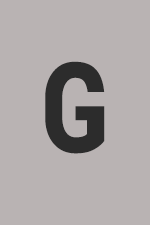
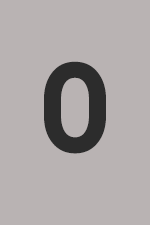
Layered file, before and after one edit (150x225). Changes by layer:
renamed "G" to "O", painted on it over 44, 61, 106, 154
